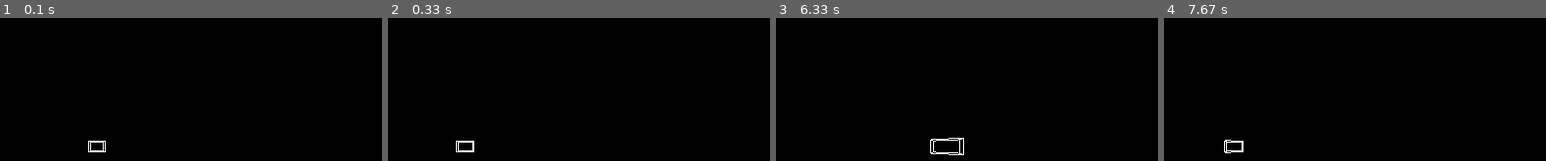
Above: before the commit, frames 1-4 (left to right).
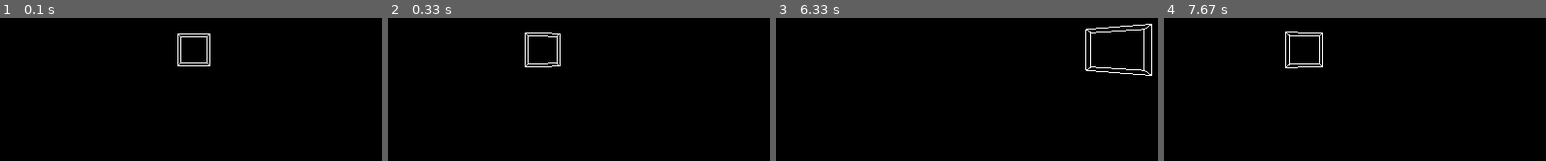
Above: after the commit, the same moments.

Repository: shaaryuval2006/image_project
Game: pygame game, started from examples/cube_opengl.py
The game is run twice, just before and just after one commit, with the same random seed, the same clock (stepped at 60 frames per second) and the same inputs.
Inputs:
- Up to frame 1 (0.1 s): no input
- Up to frame 2 (0.33 s): no input
- Up to frame 3 (6.33 s): no input
- Up to frame 4 (7.67 s): no input

The runs differ from the first frame. In frame 1, 0.6% of the frame differs, in the area x 23-56%, y 10-94%; in frame 2, 0.6%; in frame 3, 1.1%, in the area x 40-99%, y 4-96%; in frame 4, 0.7%.

Commit message:
one cube

Diff:
--- a/examples/cube_opengl.py
+++ b/examples/cube_opengl.py
@@ -48,7 +48,7 @@
     glMatrixMode(GL_PROJECTION)
     glLoadIdentity()
     gluPerspective(90, (display[0] / display[1]), 0.1, 50.0)
-    reshape(200,100)
+    reshape(400,300)
 
 
     clock = pygame.time.Clock()
--- a/master/scene.py
+++ b/master/scene.py
@@ -14,10 +14,10 @@
         self.motion_step = 0
 
         self.base_vertices = (
-            (self.width_scale / 2 + self.delta, -self.height_scale / 2 + self.delta, -1 + self.delta),
-            (self.width_scale / 2 + self.delta, self.height_scale / 2 + self.delta, -1 + self.delta),
-            (-self.width_scale / 2 + self.delta, self.height_scale / 2 + self.delta, -1 + self.delta),
-            (-self.width_scale / 2 + self.delta, -self.height_scale / 2 + self.delta, -1 + self.delta)
+            (self.width_scale / 2 + self.delta, -self.height_scale / 2, -1),
+            (self.width_scale / 2 + self.delta, self.height_scale / 2, -1),
+            (-self.width_scale / 2 + self.delta, self.height_scale / 2, -1),
+            (-self.width_scale / 2 + self.delta, -self.height_scale / 2, -1)
         )
         self.vertices = self.base_vertices
         self.texture_name = r'..\black_air_plain.png'
@@ -227,9 +227,9 @@
             # (0, 10, -5),
             # (0, 10, 10),
             # (0, 10, -10),
-            (-2, 0, 5),
-            (-3, 0, -5),
-            (-4, 0, 10),
+            # (-2, 0, 5),
+            # (-3, 0, -5),
+            # (-4, 0, 10),
             (-5, 0, -10),
         )
 
@@ -253,7 +253,7 @@
             self.screens.append(Screen(5, texture_coords, t))
 
         for t in translations_cube_stati:
-            self.cubes.append(Cube(5, t))
+            self.cubes.append(Cube(10, t))
 
         for cube in self.cubes:
             self.objs.append(cube)
--- a/master/screen_client.py
+++ b/master/screen_client.py
@@ -53,7 +53,6 @@
     def draw_scene(self):
         glEnable(GL_DEPTH_TEST)
         glClear(GL_COLOR_BUFFER_BIT | GL_DEPTH_BUFFER_BIT)
-        self.reshape(800,600)
         #glLoadIdentity()
         if self.scene:
             glPushMatrix()
@@ -63,8 +62,6 @@
 
         pygame.display.flip()
 
-    def reshape(self, w, h):
-        glViewport(0, 0, w, h)
 
     def receive_server_actions(self):
         self.server_socket.connect((self.server_ip, self.server_port))
